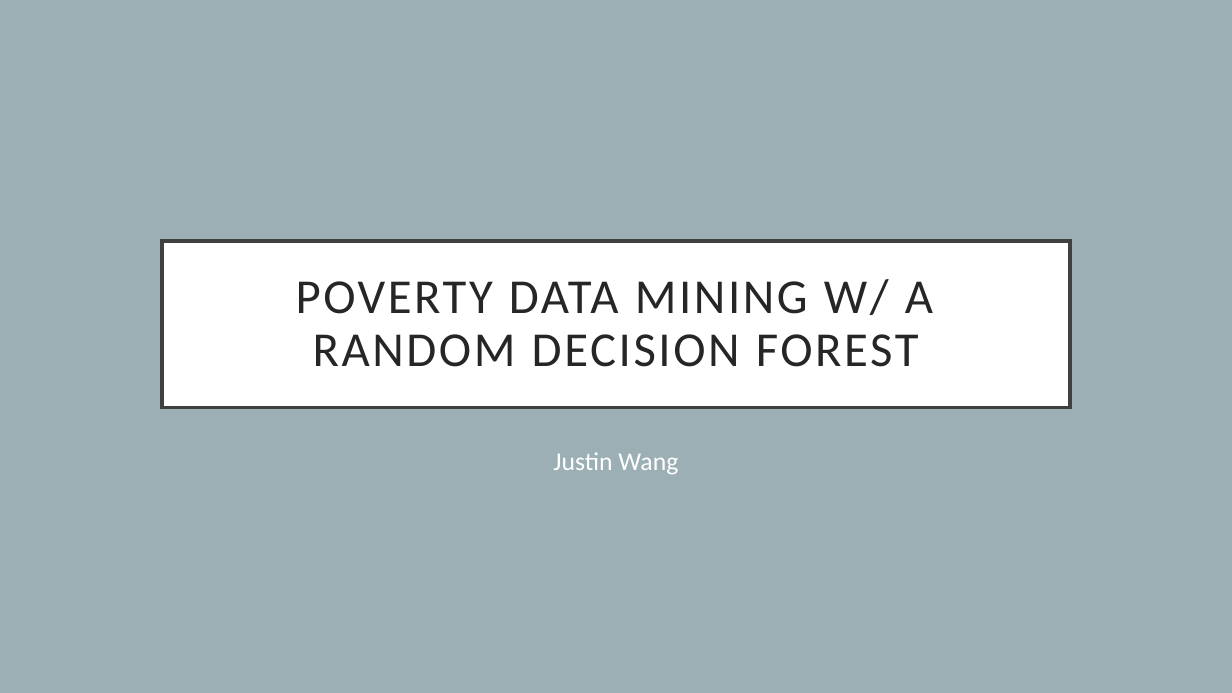
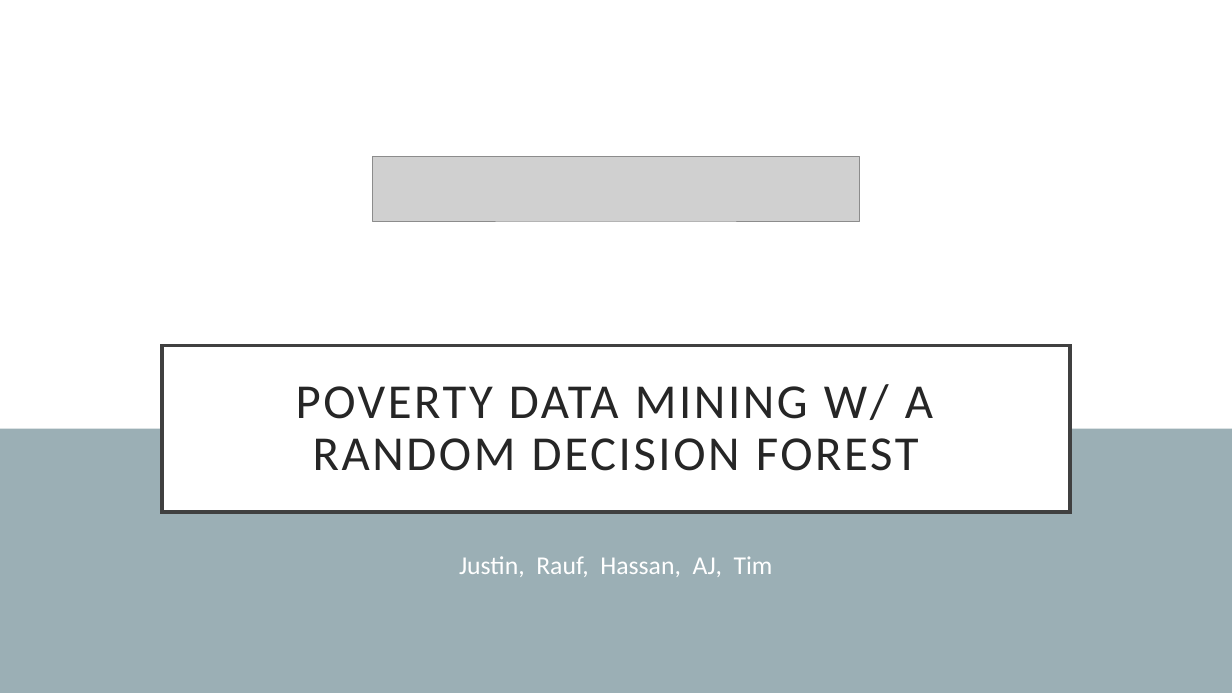
Before and after one commit to timot3/PYGHACK, a slide deck: slide 1 of Presentation.pptx. Drawn at 1232x693 pixels with LibreOffice and Linux fonts; fonts in the diff are those of the drawing; grey boxes stand for pictures. Boxes give left, top, right and bottom in pixels: in the first picture for what was removed or moved away, otherwise in the second. Text is boxed around its words. In the diff, an @@ line names an element or a change of style, - is before the commit and + after.

```diff
--- a/Presentation.pptx
+++ b/Presentation.pptx
@@ background #9BAFB5 to #FFFFFF @@
@@ picture added at (372,156,860,221) @@
@@ title "POVERTY DATA MINING W/ A ...": place and size @@
-title "POVERTY DATA MINING W/ A ..." at (162,241,1070,408)
+title "POVERTY DATA MINING W/ A ..." at (162,346,1070,512)
@@ rectangle added at (0,429,1232,693), fill #9BAFB5 @@
@@ subtitle at (459,556,773,577): text changed @@
-Justin Wang
+Justin, Rauf, Hassan, AJ, Tim
```
Also in this commit, not shown: 2 other files.
